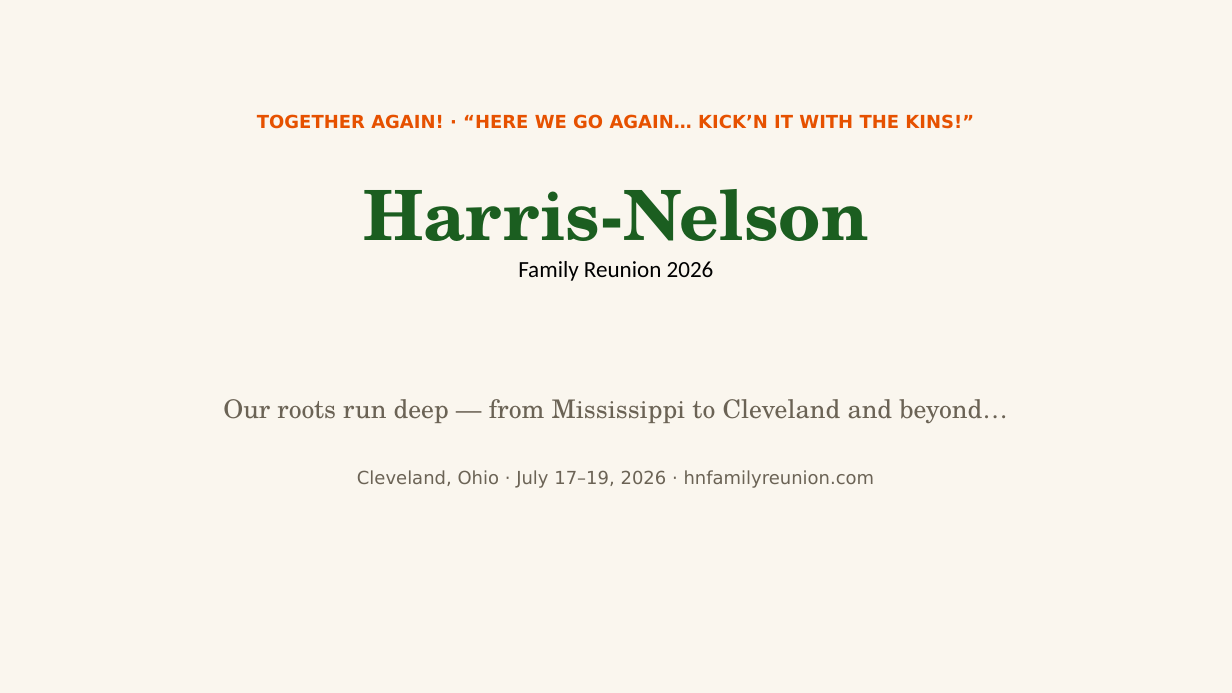
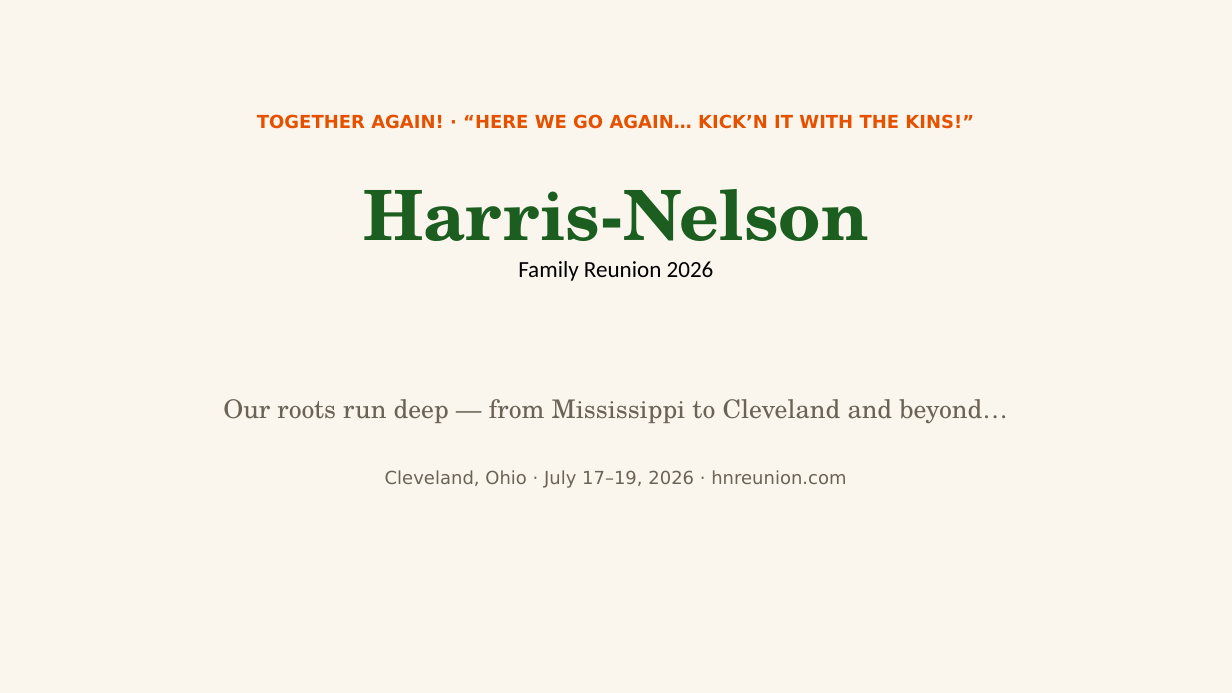
Before and after one commit to MEG-agt25/Family-Reunion, a slide deck: slide 1 of presentation/Harris-Nelson-Reunion-2026.pptx. Drawn at 1232x693 pixels with LibreOffice and Linux fonts; fonts in the diff are those of the drawing. Boxes give left, top, right and bottom in pixels: in the first picture for what was removed or moved away, otherwise in the second. Text is boxed around its words. In the diff, an @@ line names an element or a change of style, - is before the commit and + after.

```diff
--- a/presentation/Harris-Nelson-Reunion-2026.pptx
+++ b/presentation/Harris-Nelson-Reunion-2026.pptx
@@ text at <box>385,470,846,488</box>: text changed @@
-Cleveland, Ohio · July 17–19, 2026 · hnfamilyreunion.com
+Cleveland, Ohio · July 17–19, 2026 · hnreunion.com
```
Also in this commit, not shown: 9 other slides changed, 9 other files.
